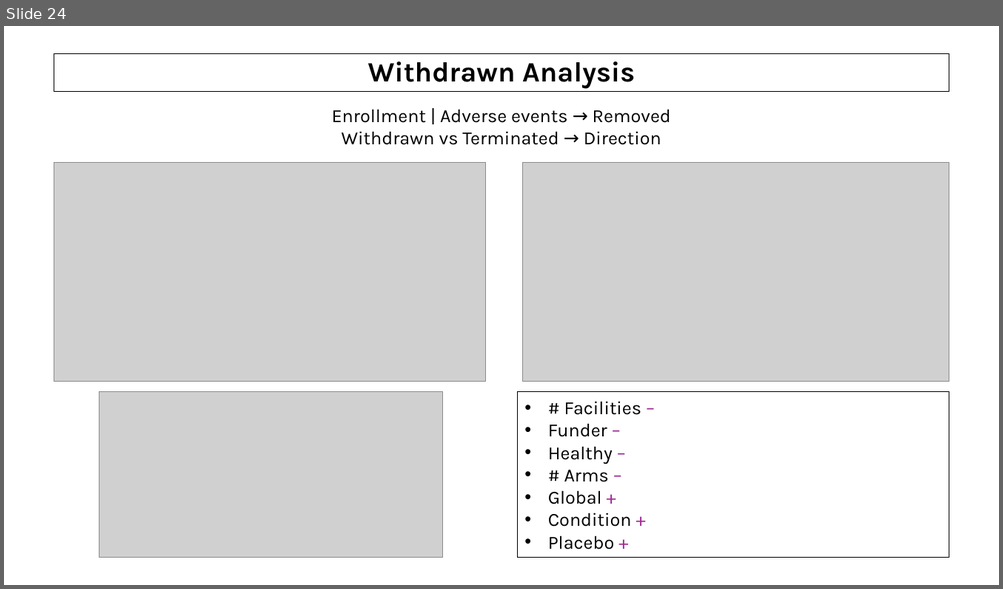
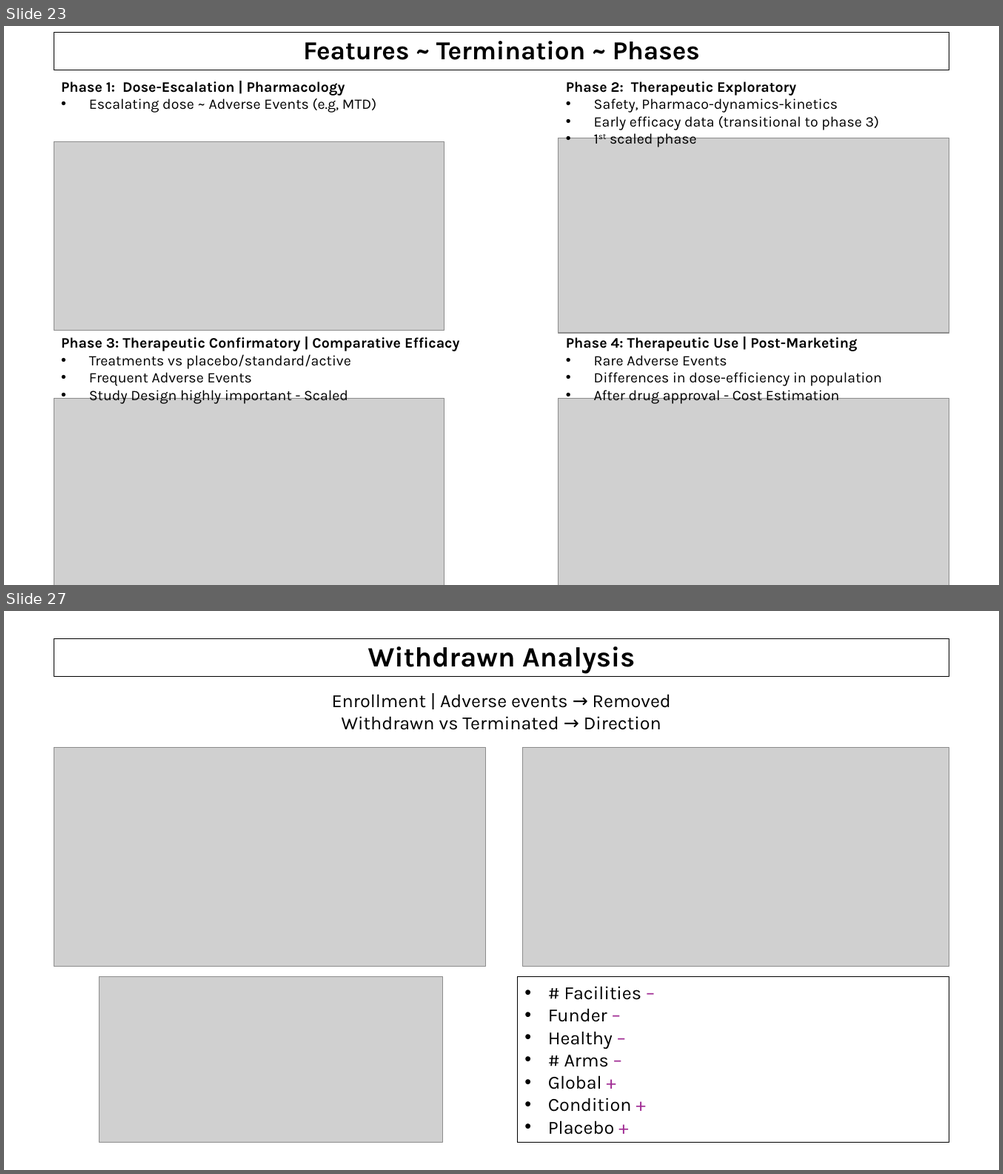
Before and after one commit to AndreouEugenia/Thesis, a slide deck: Thesis_Presentation.pptx. Shown one above the other, each under a label of ours: slide 24 before the commit, slides 23 and 27 after it; the slides between them are not shown. The pictures are 1003x589 and 1003x1174 pixels, drawn with LibreOffice and Linux fonts; fonts in the diff are those of the drawing; grey boxes stand for pictures; background and template pictures are left out. Boxes give left, top, right and bottom in pixels: in the first picture for what was removed or moved away, otherwise in the second. Text is boxed around its words. In the diff, an @@ line names an element or a change of style, - is before the commit and + after.

```diff
--- a/Thesis_Presentation.pptx
+++ b/Thesis_Presentation.pptx
@@ slide 23 added at <box>4,26,999,585</box>, background picture (left out) @@
@@ title added at <box>54,33,949,70</box>, outline #000000 0.75 pt, 25 pt, text #000000, bold @@
+Features ~ Termination ~ Phases
@@ text added at <box>61,82,376,113</box>, 14 pt, text #000000 @@
+Phase 1: Dose-Escalation | Pharmacology
+• Escalating dose ~ Adverse Events (e.g, MTD)
@@ text added at <box>566,82,879,147</box>, 14 pt, text #000000 @@
+Phase 2: Therapeutic Exploratory
+• Safety, Pharmaco-dynamics-kinetics
+• Early efficacy data (transitional to phase 3)
+• 1st scaled phase
@@ text added at <box>61,338,459,404</box>, 14 pt, text #000000 @@
+Phase 3: Therapeutic Confirmatory | Comparative Efficacy
+• Treatments vs placebo/standard/active
+• Frequent Adverse Events
+• Study Design highly important - Scaled
@@ text added at <box>566,338,882,404</box>, 14 pt, text #000000 @@
+Phase 4: Therapeutic Use | Post-Marketing
+• Rare Adverse Events
+• Differences in dose-efficiency in population
+• After drug approval - Cost Estimation
@@ group added at <box>54,138,949,585</box>: 4 pictures @@
@@ what was slide 24 is now slide 27 @@
```
Also in this commit, not shown: 10 slides changed, 3 other slides added, 1 slide removed, 1 other file.
